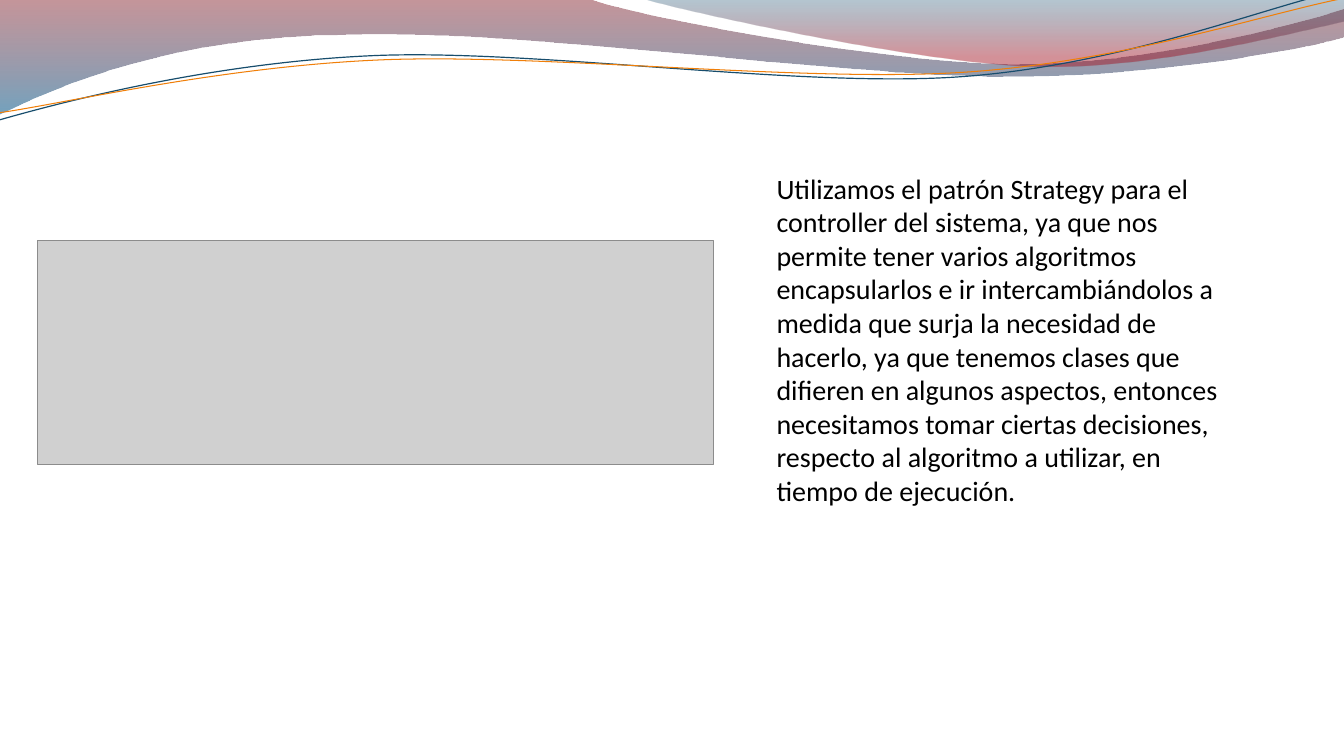
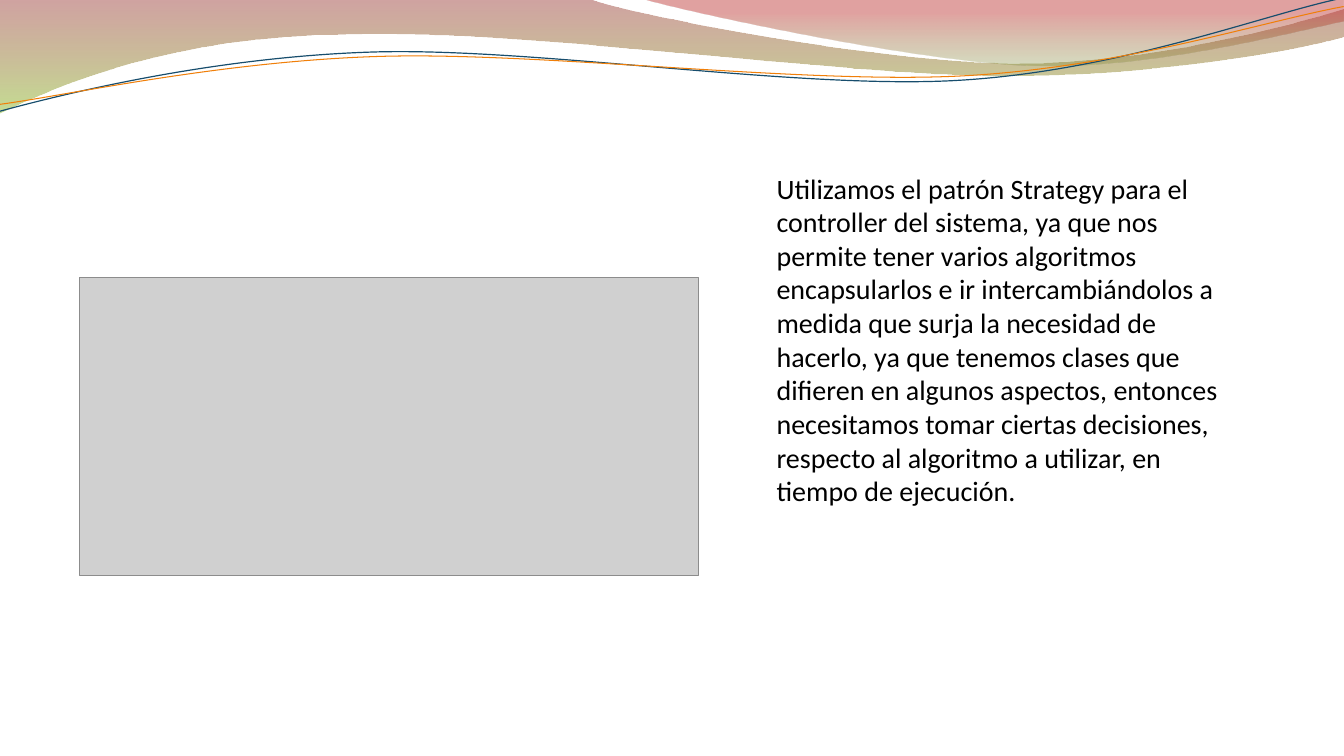
Before and after one commit to jerebenitez/2017-UNC-IngSoft-cmd, a slide deck: slide 20 of docs/Pesentación.pptx (slide 19 before the commit). Drawn at 1344x756 pixels with LibreOffice and Linux fonts; fonts in the diff are those of the drawing; grey boxes stand for pictures; background and template pictures are left out. Boxes give left, top, right and bottom in pixels: in the first picture for what was removed or moved away, otherwise in the second. Text is boxed around its words. In the diff, an @@ line names an element or a change of style, - is before the commit and + after.

```diff
--- a/docs/Pesentación.pptx
+++ b/docs/Pesentación.pptx
@@ freeform shape at [0, 0, 1344, 114]: fill gradient #7E1621 to #005689 to gradient #973330 to #95C238; outline redrawn @@
@@ freeform shape: place and size @@
-freeform shape at [0, 0, 1344, 125]
+freeform shape at [0, 0, 1344, 118]
@@ freeform shape at [0, 0, 1344, 118]: outline #184E6D 0.85 pt to #174D6D 0.85 pt @@
@@ freeform shape: place and size @@
-freeform shape at [0, 0, 1344, 120]
+freeform shape at [0, 6, 1344, 113]
@@ freeform shape at [0, 6, 1344, 113]: outline #F07F09 0.75 pt to #F07F09 0.74 pt @@
@@ freeform shape at [644, 0, 1344, 70]: fill gradient #094467 to #A10F1F to gradient #769537 to #BE3330; outline redrawn @@
@@ picture: place and size @@
-picture at [37, 241, 714, 465]
+picture at [80, 278, 699, 576]
```
Also in this commit, not shown: 23 other slides changed, 1 slide added.
